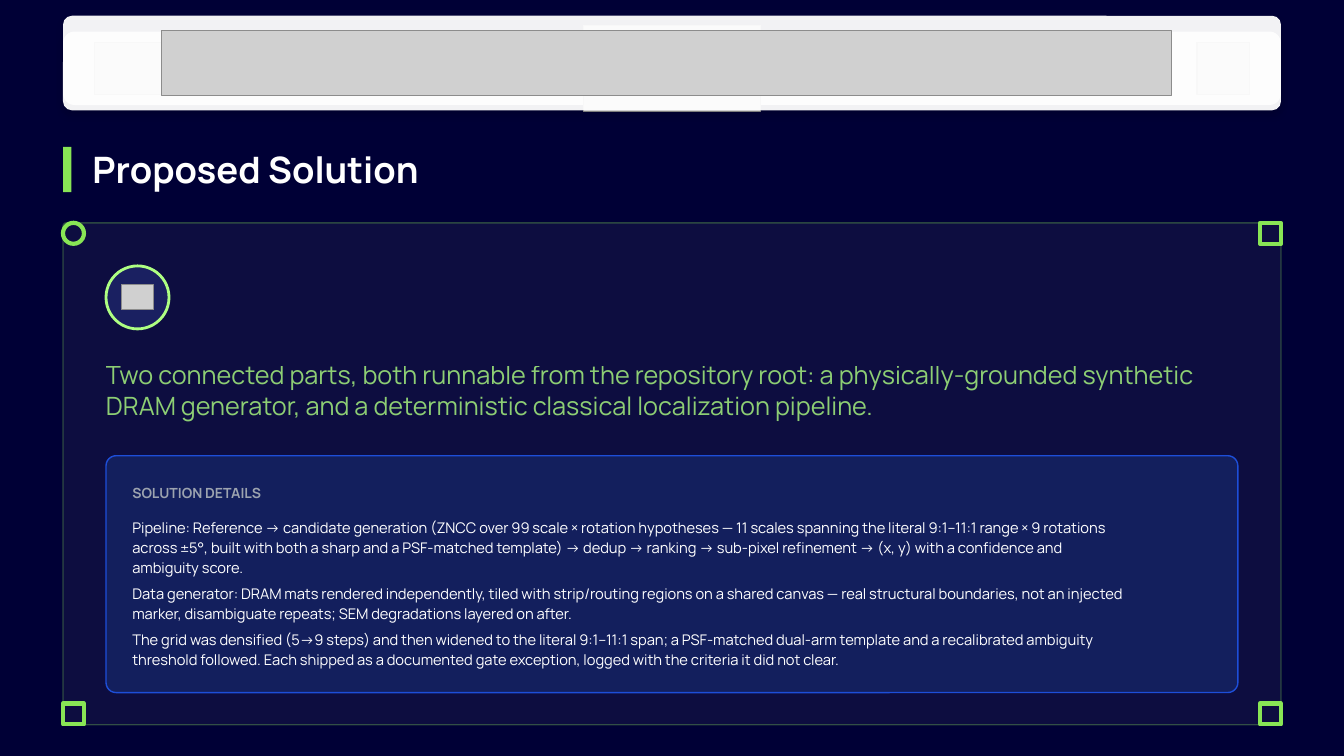
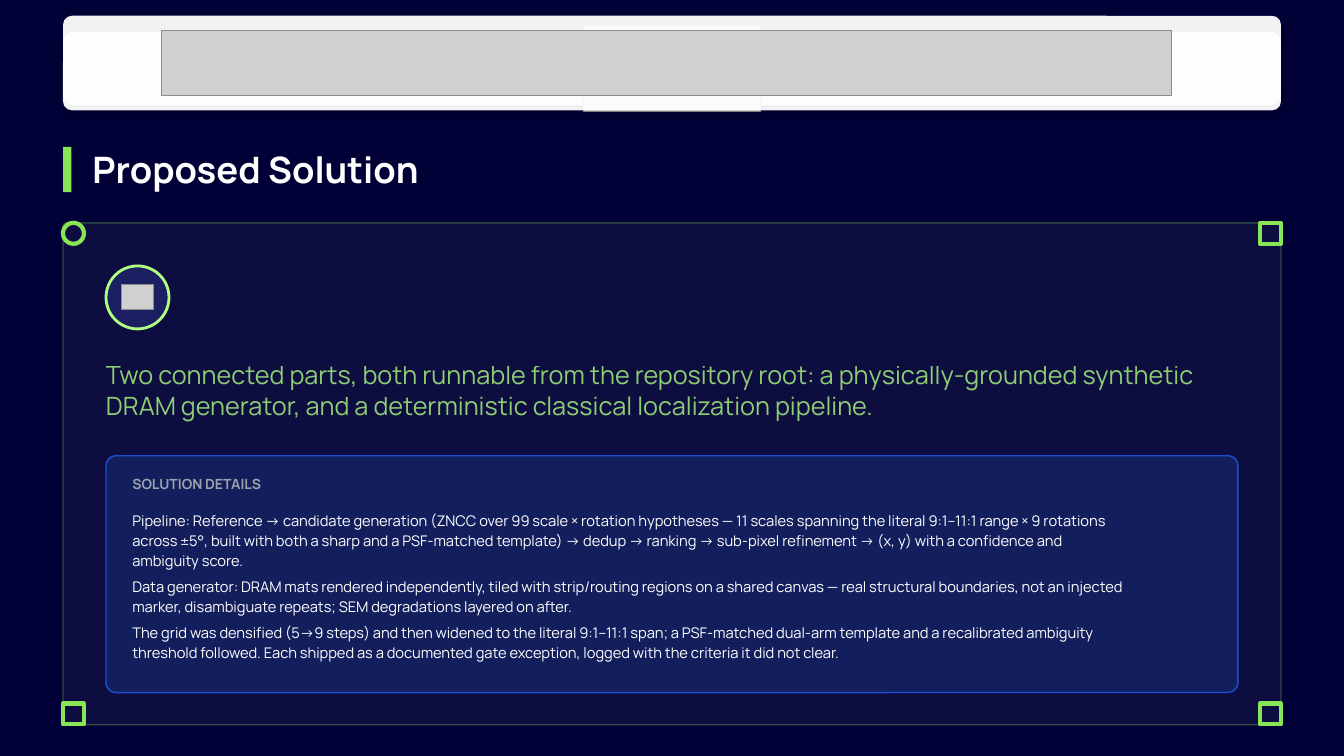
Before and after one commit to teja120805-cyber/Semicon-26---Kacha-Mango, a slide deck: slide 4 of Kaccha Mango_PS02.pptx. Drawn at 1344x756 pixels with LibreOffice and Linux fonts; fonts in the diff are those of the drawing; grey boxes stand for pictures; background and template pictures are left out; a plain dark background stands for a picture behind light text. Boxes give left, top, right and bottom in pixels: in the first picture for what was removed or moved away, otherwise in the second. Text is boxed around its words. In the diff, an @@ line names an element or a change of style, - is before the commit and + after.

```diff
--- a/Kaccha Mango_PS02.pptx
+++ b/Kaccha Mango_PS02.pptx
@@ text "SOLUTION DETAILS": place and size @@
-text "SOLUTION DETAILS" at box(132, 488, 261, 498)
+text "SOLUTION DETAILS" at box(132, 479, 261, 489)
@@ text "Pipeline: Reference → candidate generation ...": place and size @@
-text "Pipeline: Reference → candidate generation ..." at box(132, 520, 1122, 669)
+text "Pipeline: Reference → candidate generation ..." at box(132, 513, 1122, 662)
```
Also in this commit, not shown: 7 other slides changed, 6 slides added, 24 other files.
